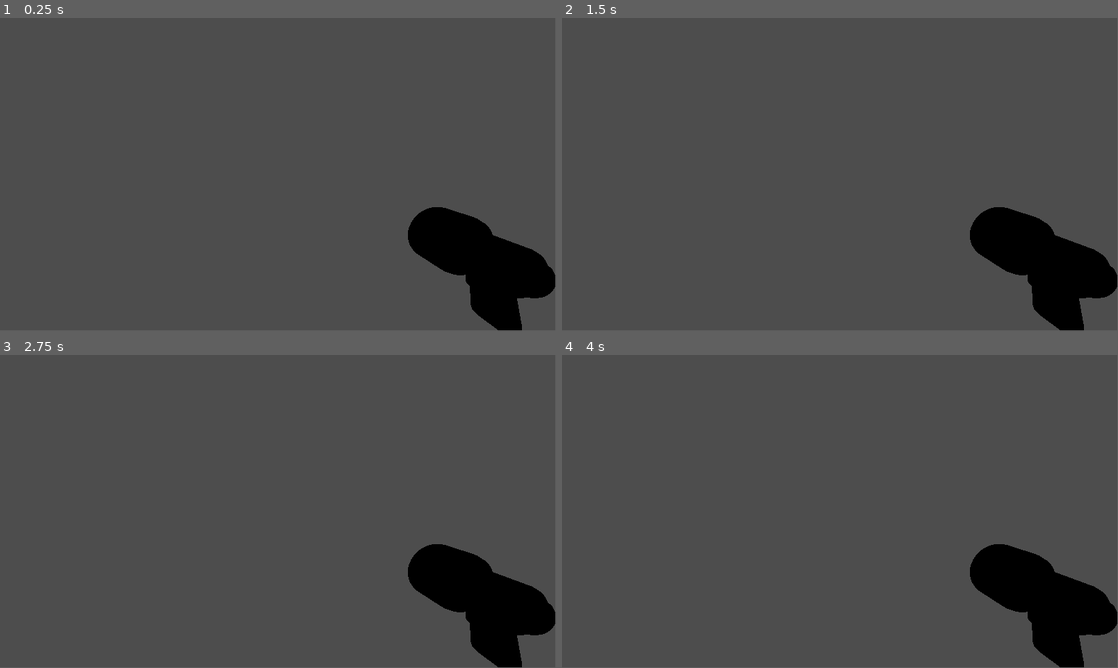
Above: before the commit, frames 1-4 (two rows, left to right).
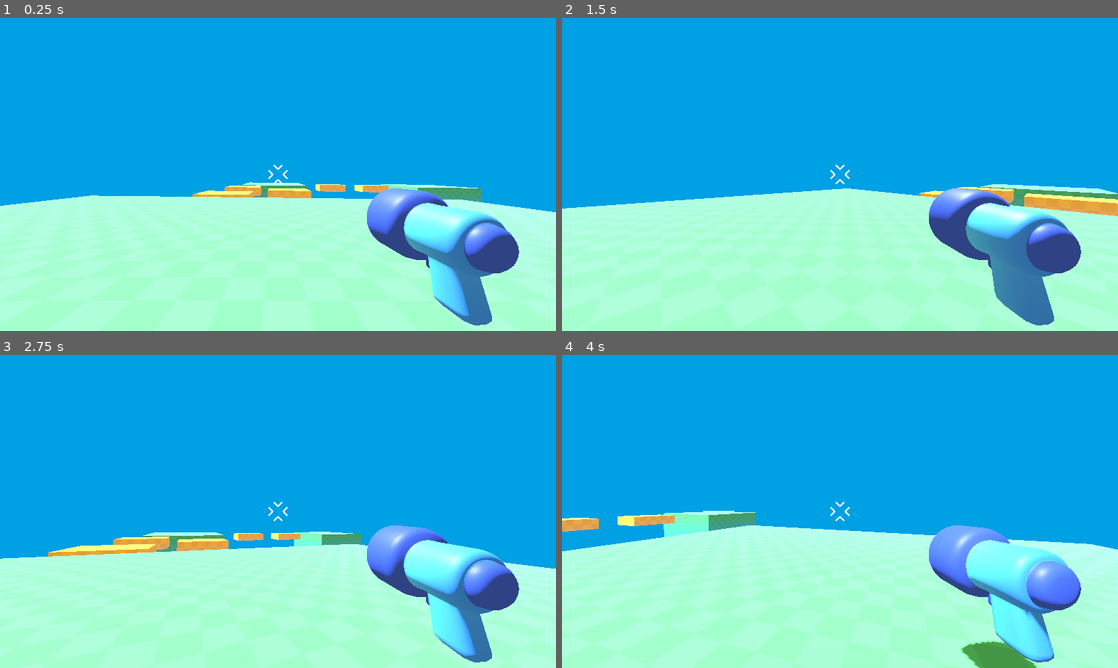
Above: after the commit, the same moments.

Repository: Manish-Datrik/my-first-game
Game: Godot game, scene res://level/temporary_level.tscn
The game is run twice, just before and just after one commit, with the same random seed, the same clock (stepped at 60 frames per second) and the same inputs. Before the commit the project starts from res://player/player.tscn.
Inputs (mouse positions are in pixels of both pictures, inside the frame that each line leads up to):
- Up to frame 1 (0.25 s): no input
- Up to frame 2 (1.5 s): tap Enter at 0.5 s; move the mouse to (867, 171) at 0.52 s; hold Up from 0.53 s (still down); tap W (move_front) at 0.6 s; tap Space (jump) at 0.77, 0.8, 1.07, 1.35 s; move the mouse to (812, 174) at 1.27 s
- Up to frame 3 (2.75 s): keep holding Up; tap Space (jump) at 1.52, 1.82, 2.3 s; tap W (move_front) at 1.55, 2.1 s; move the mouse to (289, 505) at 2.02 s
- Up to frame 4 (4 s): keep holding Up; move the mouse to (834, 514) at 2.77 s; tap Alt at 2.85 s; tap Space (jump) at 3.02, 3.32, 3.77, 3.8 s; tap W (move_front) at 3.05 s; move the mouse to (878, 514) at 3.52 s; tap Shift at 3.6 s
In our replay, the window is 799x449 before the commit and 800x450 after it. These sizes can differ from the game's own. Grey fills any space a smaller window leaves; there, only what the larger window draws over its background counts as a difference.

The runs differ from the first frame. In frame 1, 100% of the frame differs, in the area x 0-100%, y 0-100%; in frame 2, 100%; in frame 3, 100%; in frame 4, 100%.

Commit message:
Second commit

Diff:
--- a/level/temporary_level.tscn
+++ b/level/temporary_level.tscn
@@ -1,7 +1,7 @@
 [gd_scene load_steps=7 format=3 uid="uid://dp7sxe5xl5shk"]
 
 [ext_resource type="Texture2D" uid="uid://bos7rridjkps1" path="res://level/checkboard.png" id="1_cig4d"]
-[ext_resource type="PackedScene" uid="uid://b805axd1iwodc" path="res://player/player.tscn" id="2_bc4qa"]
+[ext_resource type="PackedScene" uid="uid://bmt1i04k2igs7" path="res://player/Player1.tscn" id="2_bc4qa"]
 
 [sub_resource type="Environment" id="Environment_pev5d"]
 background_mode = 1
@@ -76,11 +76,29 @@
 size = Vector3(23.878906, 11, 20.00122)
 material = SubResource("StandardMaterial3D_pixig")
 
+[node name="PLAYER" parent="." instance=ExtResource("2_bc4qa")]
+transform = Transform3D(1, 0, 0, 0, 1, 0, 0, 0, 1, -0.017143726, 0.5, -4.7183914)
+
 [node name="Platform7" type="CSGBox3D" parent="."]
 transform = Transform3D(1, 0, 0, 0, 1, 0, 0, 0, 1, 0, -5, 26)
 use_collision = true
 size = Vector3(9, 11, 9)
 material = SubResource("StandardMaterial3D_7l0sc")
 
-[node name="CharacterBody3D" parent="." instance=ExtResource("2_bc4qa")]
-transform = Transform3D(1, 0, 0, 0, 1, 0, 0, 0, 1, 5, 1.5809376, -2)
+[node name="Platform7" type="CSGBox3D" parent="Platform7"]
+transform = Transform3D(1, 0, 0, 0, 1, 0, 0, 0, 1, -24.203758, 0, -0.44782257)
+use_collision = true
+size = Vector3(9, 11, 9)
+material = SubResource("StandardMaterial3D_7l0sc")
+
+[node name="Bridge7" type="CSGBox3D" parent="."]
+transform = Transform3D(1, 0, 0, 0, 1, 0, 0, 0, 1, -9.03418, 9.536743e-07, 25.962029)
+use_collision = true
+size = Vector3(4, 1, 3)
+material = SubResource("StandardMaterial3D_ooyhk")
+
+[node name="Bridge7" type="CSGBox3D" parent="Bridge7"]
+transform = Transform3D(1, 0, 0, 0, 1, 0, 0, 0, 1, -6.506379, 9.536743e-07, -0.27090454)
+use_collision = true
+size = Vector3(4, 1, 3)
+material = SubResource("StandardMaterial3D_ooyhk")
--- /dev/null
+++ b/player/Player1.tscn
@@ -0,0 +1,38 @@
+[gd_scene load_steps=5 format=3 uid="uid://bmt1i04k2igs7"]
+
+[ext_resource type="Script" uid="uid://0m3o25i8o16x" path="res://player/player_1.gd" id="1_as2lw"]
+[ext_resource type="PackedScene" uid="uid://chjrhhjvxun3r" path="res://player/simple_gun/gun_model.glb" id="1_ohxx5"]
+[ext_resource type="Texture2D" uid="uid://cuyh8hew637ju" path="res://player/reticle.png" id="3_lmm0l"]
+
+[sub_resource type="CapsuleShape3D" id="CapsuleShape3D_gvoys"]
+
+[node name="Player1" type="CharacterBody3D"]
+script = ExtResource("1_as2lw")
+
+[node name="CollisionShape3D" type="CollisionShape3D" parent="."]
+transform = Transform3D(1, 0, 0, 0, 1, 0, 0, 0, 1, 0, 1, 0)
+shape = SubResource("CapsuleShape3D_gvoys")
+debug_color = Color(0.96663886, 1.0588765e-06, 0.48226035, 0.41960785)
+
+[node name="Camera3D" type="Camera3D" parent="."]
+unique_name_in_owner = true
+transform = Transform3D(-0.9997157, 0.013752759, 0.019474681, 0.013750152, 0.9999054, -0.000267856, -0.019476524, 0, -0.9998103, 0, 1.4684222, 0)
+fov = 78.74999
+
+[node name="gun_model" parent="Camera3D" instance=ExtResource("1_ohxx5")]
+transform = Transform3D(-0.99772096, 0.013750154, -0.06606039, 0.013737812, 0.9999055, 0.0006411302, 0.06606296, -0.000267856, -0.9978155, 1.2585161, -0.47033358, -1.5130609)
+
+[node name="Reticle" type="TextureRect" parent="."]
+anchors_preset = 8
+anchor_left = 0.5
+anchor_top = 0.5
+anchor_right = 0.5
+anchor_bottom = 0.5
+offset_left = -36.0
+offset_top = -36.0
+offset_right = 36.0
+offset_bottom = 36.0
+grow_horizontal = 2
+grow_vertical = 2
+texture = ExtResource("3_lmm0l")
+expand_mode = 1
--- /dev/null
+++ b/player/enemy.gd
@@ -0,0 +1,29 @@
+extends Node3D
+
+
+@export var speed = 150.0
+var player = null
+var is_chasing = false
+var velocity = null
+
+func _physics_process(_delta):
+	if is_chasing and player:
+		# Move toward player
+		var direction = position.direction_to(player.global_position)
+		velocity = direction * speed
+
+		# Optional: Flip sprite to face player
+		$AnimatedSprite2D.flip_h = velocity.x < 0
+	else:
+		velocity = Vector2.ZERO
+	move_toward(100,200,10000)
+# Signal from Area2D (Vision Zone)
+func _on_vision_body_entered(body):
+	if body.is_in_group("player"): # Ensure your player is in this group
+		player = body
+		is_chasing = true
+
+func _on_vision_body_exited(body):
+	if body == player:
+		player = null
+		is_chasing = false
--- /dev/null
+++ b/player/enemy.tscn
@@ -0,0 +1,11 @@
+[gd_scene load_steps=3 format=3 uid="uid://dhhbci2tlftlq"]
+
+[ext_resource type="Script" uid="uid://242f15x4dfxg" path="res://player/enemy.gd" id="1_6swjh"]
+[ext_resource type="PackedScene" uid="uid://b3w2vp0dbsfa4" path="res://mob/bat/bat_model.glb" id="1_86f53"]
+
+[node name="Enemy" type="Node3D"]
+transform = Transform3D(1, 0, 0, 0, 1, 0, 0, 0, 1, -0.32902396, 0, -0.38860464)
+script = ExtResource("1_6swjh")
+
+[node name="bat_model" parent="." instance=ExtResource("1_86f53")]
+transform = Transform3D(1, 0, 0, 0, 1, 0, 0, 0, 1, 0.36507308, 0, 0.4468727)
--- /dev/null
+++ b/player/game.tscn
@@ -0,0 +1,55 @@
+[gd_scene load_steps=6 format=3 uid="uid://be5atey1acbhe"]
+
+[ext_resource type="PackedScene" uid="uid://bmt1i04k2igs7" path="res://player/Player1.tscn" id="1_ijeiy"]
+[ext_resource type="Texture2D" uid="uid://bos7rridjkps1" path="res://level/checkboard.png" id="2_7ox5r"]
+
+[sub_resource type="StandardMaterial3D" id="StandardMaterial3D_ijeiy"]
+albedo_color = Color(0.05490196, 0.39607844, 0.26666668, 1)
+
+[sub_resource type="Environment" id="Environment_7ox5r"]
+background_mode = 1
+background_color = Color(0.011764706, 0.77254903, 1, 1)
+ambient_light_source = 2
+ambient_light_color = Color(1, 1, 1, 1)
+tonemap_mode = 2
+tonemap_exposure = 1.24
+tonemap_white = 0.8
+fog_enabled = true
+fog_light_color = Color(0, 0.627451, 0.8901961, 1)
+fog_height = -0.95
+fog_height_density = 0.4
+
+[sub_resource type="StandardMaterial3D" id="StandardMaterial3D_nm7jd"]
+albedo_color = Color(1, 0.717647, 0.188235, 1)
+albedo_texture = ExtResource("2_7ox5r")
+uv1_triplanar = true
+uv1_triplanar_sharpness = 4.0
+
+[node name="Game" type="Node3D"]
+
+[node name="CSGBox3D" type="CSGBox3D" parent="."]
+transform = Transform3D(0.9999888, 0, -0.0047298246, 0, 1, 0, 0.0047298246, 0, 0.9999888, -0.37008873, -2.3175201, -1.9482749)
+use_collision = true
+size = Vector3(17.733398, 9.876099, 14.870605)
+material = SubResource("StandardMaterial3D_ijeiy")
+
+[node name="CSGBox3D" type="CSGBox3D" parent="CSGBox3D"]
+transform = Transform3D(0.9999893, 0, -0.0047298237, 0, 1, 0, 0.0047298237, 0, 0.9999893, -0.34293032, -0.07411909, 35.633675)
+use_collision = true
+size = Vector3(10, 9.876099, 10)
+material = SubResource("StandardMaterial3D_ijeiy")
+
+[node name="Player1" parent="." instance=ExtResource("1_ijeiy")]
+transform = Transform3D(1, 0, 0, 0, 1, 0, 0, 0, 1, 0.7100029, 3, -1.6170917)
+
+[node name="DirectionalLight3D" type="DirectionalLight3D" parent="."]
+transform = Transform3D(0.70970607, -0.6810402, 0.18028198, -0.10929681, 0.14636429, 0.9831744, -0.6959682, -0.717469, 0.029440105, 0, 3.713915, 0)
+
+[node name="WorldEnvironment" type="WorldEnvironment" parent="."]
+environment = SubResource("Environment_7ox5r")
+
+[node name="Bridge2" type="CSGBox3D" parent="."]
+transform = Transform3D(1, 0, 0, 0, 1, 0, 0, 0, 1, -0.22028446, 2.219232, 9.537144)
+use_collision = true
+size = Vector3(4, 1, 3)
+material = SubResource("StandardMaterial3D_nm7jd")
--- a/player/player.tscn
+++ b/player/player.tscn
@@ -4,7 +4,10 @@
 
 [sub_resource type="GDScript" id="GDScript_oul6g"]
 script/source = "extends CharacterBody3D
+
+const SPEED = 5.5
 const JUMP_VELOCITY = 8.0
+const GRAVITY = 20.0
 
 func _ready():
 	Input.set_mouse_mode(Input.MOUSE_MODE_CAPTURED)
@@ -13,31 +16,24 @@
 	if event is InputEventMouseMotion:
 		rotation_degrees.y -= event.relative.x * 0.5
 		%Camera3D.rotation_degrees.x -= event.relative.y * 0.2
-		%Camera3D.rotation_degrees.x = clamp(
-			%Camera3D.rotation_degrees.x, -60.0, 60.0
-		)
+		%Camera3D.rotation_degrees.x = clamp(%Camera3D.rotation_degrees.x, -60.0, 60.0)
 	elif event.is_action_pressed(\"ui_cancel\"):
 		Input.set_mouse_mode(Input.MOUSE_MODE_VISIBLE)
 
 func _physics_process(delta):
-	const SPEED = 5.5
-
-	var input_direction_2D = Input.get_vector(
-		\"move_right\", \"move_left\", \"move_back\", \"move_front\",
-	)
-	var input_direction_3D = Vector3(
-		input_direction_2D.x, 0.0, input_direction_2D.y
-	)
+	var input_direction_2D = Input.get_vector(\"move_right\", \"move_left\", \"move_back\", \"move_front\")
+	var input_direction_3D = Vector3(input_direction_2D.x, 0.0, input_direction_2D.y)
 	var direction = transform.basis * input_direction_3D
 
 	velocity.x = direction.x * SPEED
 	velocity.z = direction.z * SPEED
 
-	velocity.y -= 20.0 * delta
+	# Gravity
+	velocity.y -= GRAVITY * delta
+
+	# Jump
 	if Input.is_action_just_pressed(\"jump\") and is_on_floor():
-		velocity.y = 10.0
-	elif Input.is_action_just_released(\"jump\") and velocity.y > 0.0:
-		velocity.y = 0.0
+		velocity.y = JUMP_VELOCITY
 
 	move_and_slide()
 "
@@ -50,11 +46,13 @@
 
 [node name="CollisionShape3D" type="CollisionShape3D" parent="."]
 transform = Transform3D(1, 0, 0, 0, 1, 0, 0, 0, 1, 0, 1.2713635, 0)
+visible = false
 shape = SubResource("CapsuleShape3D_kqu6x")
+debug_color = Color(0.7545724, 0.37299606, 0.6845444, 0.41960785)
 
 [node name="Camera3D" type="Camera3D" parent="."]
 unique_name_in_owner = true
-transform = Transform3D(-0.9991082, 0, 0.0422245, 0, 1, 0, -0.0422245, 0, -0.9991082, 0, 1.3376951, 0)
+transform = Transform3D(-0.9991082, 0, 0.0422245, 0, 1, 0, -0.0422245, 0, -0.9991082, 0, 1.3376951, 0.729617)
 fov = 70.3125
 
 [node name="gun_model" parent="Camera3D" instance=ExtResource("1_oul6g")]
--- /dev/null
+++ b/player/player_1.gd
@@ -0,0 +1,80 @@
+extends CharacterBody3D
+
+# 1. Variables and Constants at the top
+const SPEED = 5.5
+const JUMP_VELOCITY = 8.0
+const GRAVITY = 20.0
+
+var can_move : bool = true
+var respawn_position : Vector3
+
+# 2. Onready variables (Must be above _ready)
+@onready var countdown_label = $CanvasLayer/CountdownLabel
+
+# 3. Built-in Godot functions
+func _ready():
+	Input.set_mouse_mode(Input.MOUSE_MODE_CAPTURED)
+	respawn_position = global_position
+	if countdown_label:
+		countdown_label.hide() # Hide the UI at start
+
+func _unhandled_input(event):
+	# Mouse Look
+	if event is InputEventMouseMotion:
+		rotation_degrees.y -= event.relative.x * 0.5
+		$Camera3D.rotation_degrees.x -= event.relative.y * 0.2
+		$Camera3D.rotation_degrees.x = clamp($Camera3D.rotation_degrees.x, -60.0, 60.0)
+
+	# Unlock Mouse
+	elif event.is_action_pressed("ui_cancel"):
+		Input.set_mouse_mode(Input.MOUSE_MODE_VISIBLE)
+
+func _physics_process(delta):
+	# If player fell off the map
+	if global_position.y < -15.0:
+		respawn()
+
+	# If frozen for countdown, still apply gravity but stop movement logic
+	if not can_move:
+		velocity.y -= GRAVITY * delta
+		move_and_slide()
+		return
+
+	# Movement Logic
+	var input_direction_2D = Input.get_vector("move_right", "move_left", "move_back", "move_front")
+	var input_direction_3D = Vector3(input_direction_2D.x, 0.0, input_direction_2D.y)
+	var direction = transform.basis * input_direction_3D
+
+	velocity.x = direction.x * SPEED
+	velocity.z = direction.z * SPEED
+
+	# Gravity and Jumping
+	velocity.y -= GRAVITY * delta
+
+	if Input.is_action_just_pressed("jump") and is_on_floor():
+		velocity.y = JUMP_VELOCITY
+	elif Input.is_action_just_released("jump") and velocity.y > 0.0:
+		velocity.y = 0.0
+
+	move_and_slide()
+
+# 4. Custom functions
+func respawn():
+	global_position = respawn_position
+	velocity = Vector3.ZERO
+	can_move = false
+
+	if countdown_label:
+		countdown_label.show()
+		# Countdown loop
+		for i in range(3, 0, -1):
+			countdown_label.text = str(i)
+			await get_tree().create_timer(1.0).timeout
+
+		countdown_label.text = "GO!"
+
+	can_move = true # Enable controls
+
+	await get_tree().create_timer(0.5).timeout
+	if countdown_label:
+		countdown_label.hide()
--- a/project.godot
+++ b/project.godot
@@ -11,9 +11,15 @@
 [application]
 
 config/name="My First Game"
-run/main_scene="uid://b805axd1iwodc"
+run/main_scene="uid://dp7sxe5xl5shk"
 config/features=PackedStringArray("4.5", "GL Compatibility")
 config/icon="res://icon.svg"
+
+[display]
+
+window/size/viewport_width=1920
+window/size/viewport_height=1080
+window/stretch/mode="viewport"
 
 [editor_plugins]
 
Binary file added: My First Game.apple-touch-icon.png
Not shown, added: My First Game.apple-touch-icon.png.import
Binary file added: My First Game.icon.png
Not shown, added: My First Game.icon.png.import
Binary file added: My First Game.png
Not shown, added: My First Game.png.import
Not shown, added: export_presets.cfg
Empty file added: mob/bat/bat_model.gd
Not shown, added: mob/bat/bat_model.gd.uid
Not shown, added: player/enemy.gd.uid
Not shown, added: player/player_1.gd.uid
Not shown, added: My First Game.audio.position.worklet.js
(and 6 more such lines)
